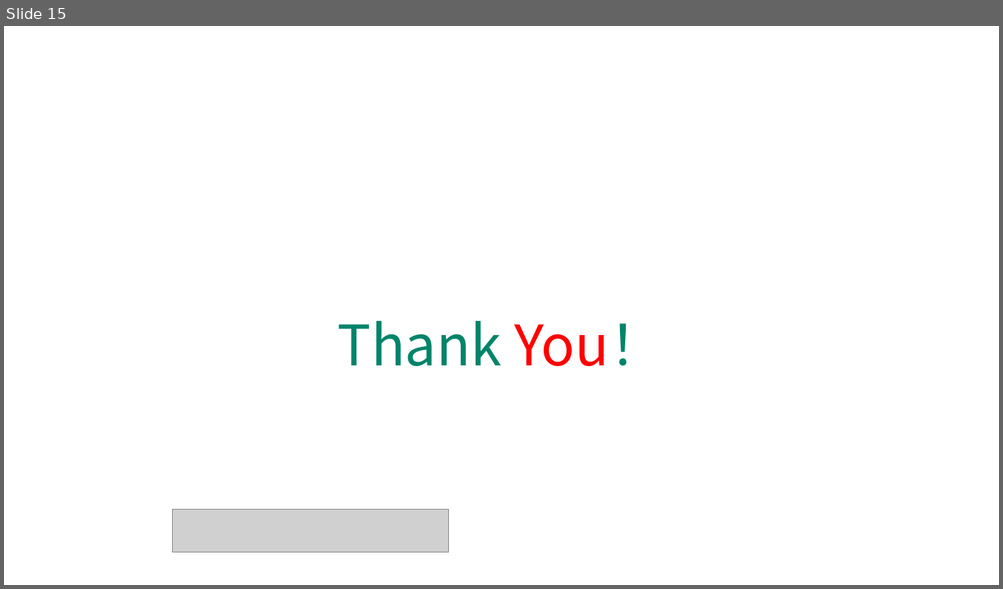
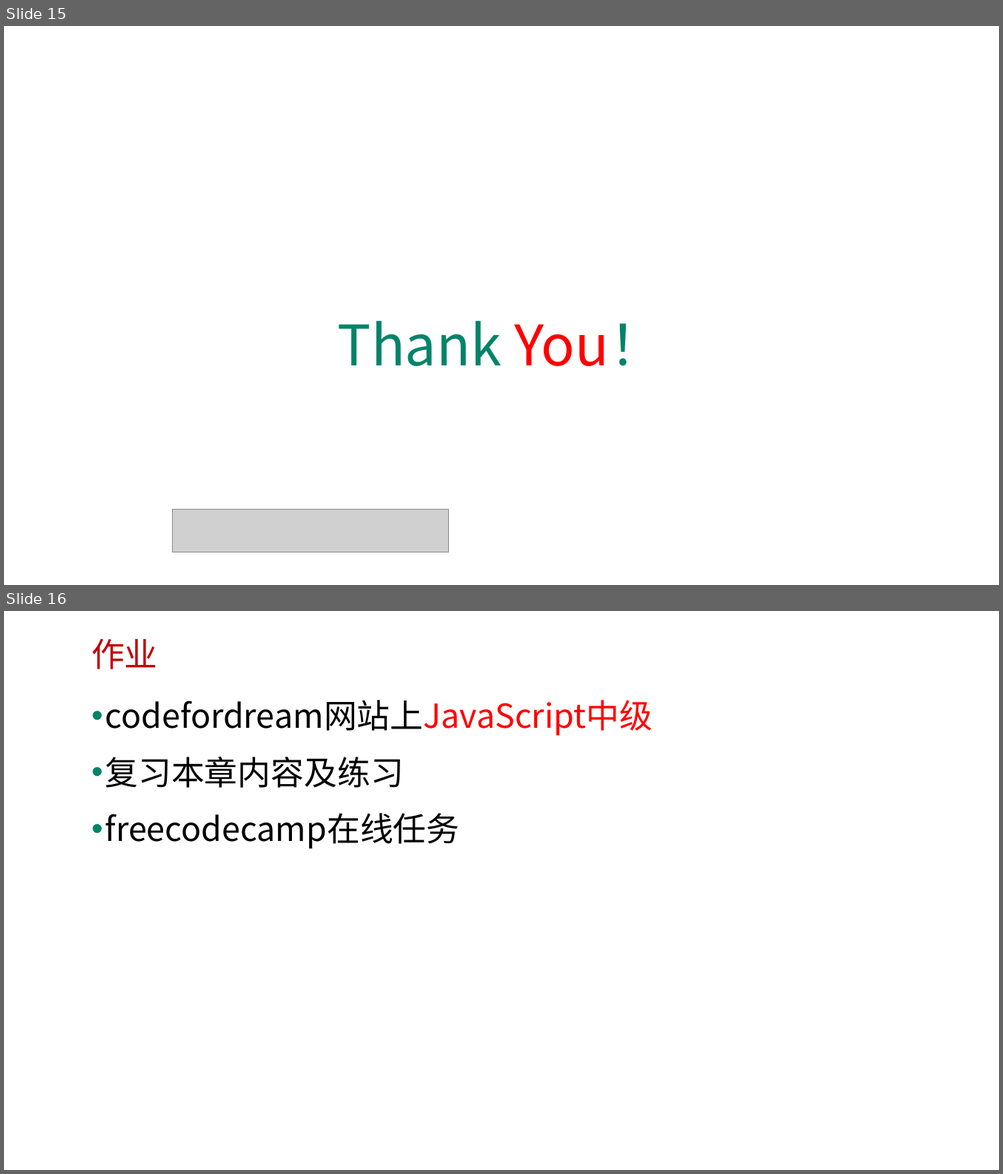
Before and after one commit to edu2act/course-javascript-advanced, a slide deck: 课程PPT/15.JS原型继承.pptx. Shown one above the other, each under a label of ours: slide 15 before the commit, slides 15 and 16 after it. The pictures are 1003x589 and 1003x1174 pixels, drawn with LibreOffice and Linux fonts; fonts in the diff are those of the drawing; grey boxes stand for pictures; background and template pictures are left out. Boxes give left, top, right and bottom in pixels: in the first picture for what was removed or moved away, otherwise in the second. Text is boxed around its words. In the diff, an @@ line names an element or a change of style, - is before the commit and + after.

```diff
--- a/课程PPT/15.JS原型继承.pptx
+++ b/课程PPT/15.JS原型继承.pptx
@@ slide 16 added at [4, 611, 999, 1170], background picture (left out) @@
@@ text added at [91, 638, 158, 669], 32 pt, text #C00000 @@
+作业
@@ text added at [105, 700, 653, 849], 32 pt, text #000000 @@
+• codefordream网站上JavaScript中级
+• 复习本章内容及练习
+• freecodecamp在线任务
```
Also in this commit, not shown: 1 slide changed, 5 other files.
